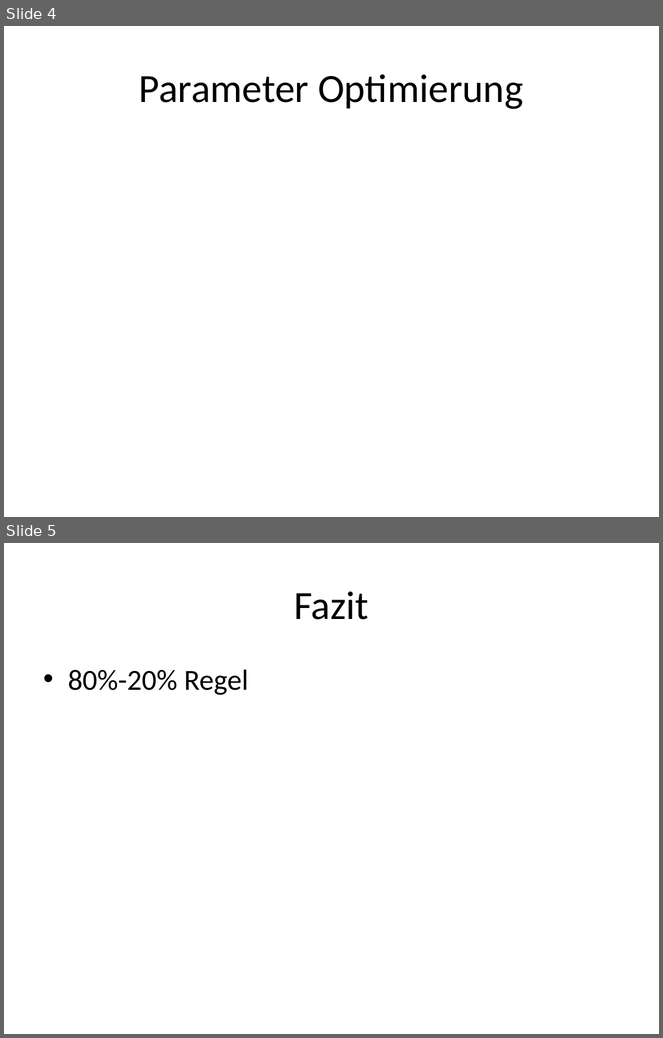
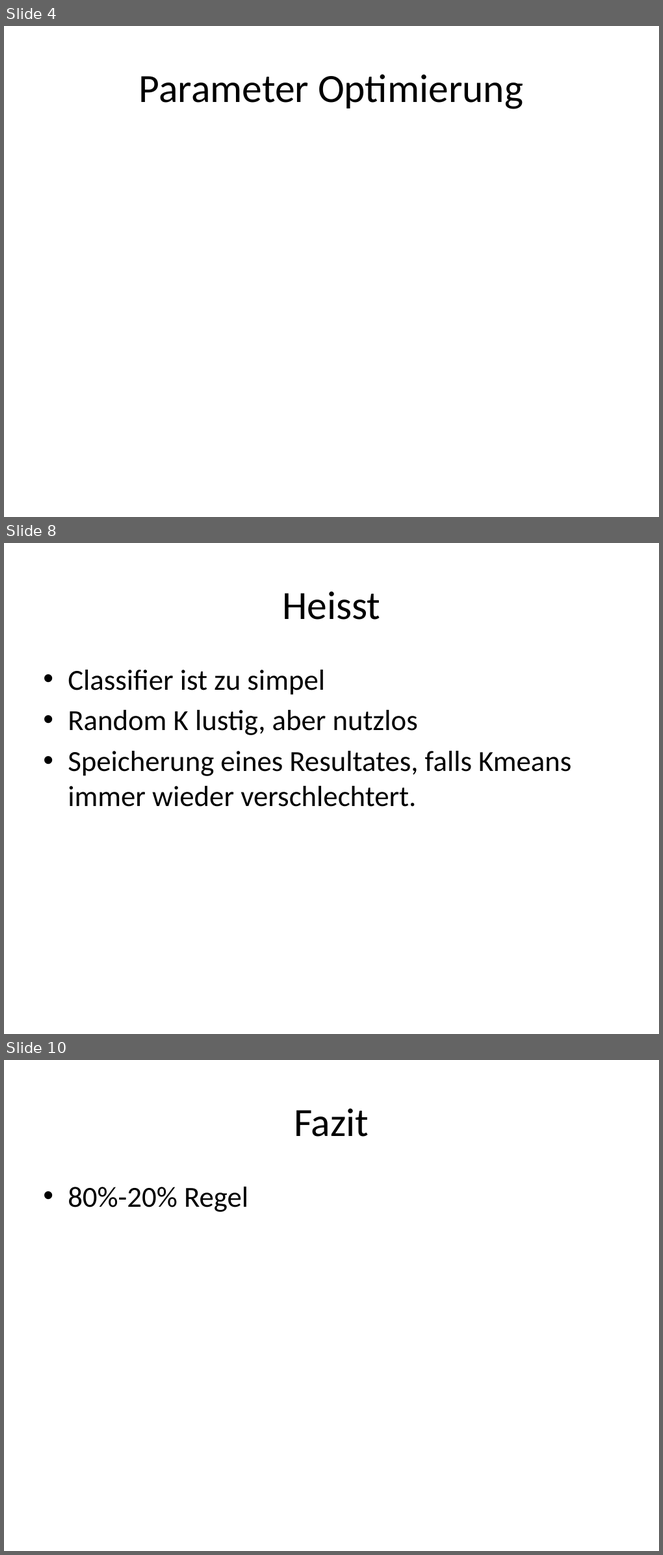
Before and after one commit to Helldevastator/IGS, a slide deck: cbir/doc/cbir.pptx. Shown one above the other, each under a label of ours: slides 4 and 5 before the commit, slides 4, 8 and 10 after it; the slides between them are not shown. The pictures are 663x1038 and 663x1555 pixels, drawn with LibreOffice and Linux fonts; fonts in the diff are those of the drawing. Boxes give left, top, right and bottom in pixels: in the first picture for what was removed or moved away, otherwise in the second. Text is boxed around its words. In the diff, an @@ line names an element or a change of style, - is before the commit and + after.

```diff
--- a/cbir/doc/cbir.pptx
+++ b/cbir/doc/cbir.pptx
@@ slide 8 added at bbox=[4, 543, 659, 1034], background #FFFFFF @@
@@ title added at bbox=[282, 591, 380, 620], 44 pt, text #000000 @@
+Heisst
@@ text added at bbox=[68, 670, 571, 807], 32 pt, text #000000 @@
+• Classifier ist zu simpel
+• Random K lustig, aber nutzlos
+• Speicherung eines Resultates, falls Kmeans immer wieder verschlechtert.
@@ what was slide 5 is now slide 10 @@
```
Also in this commit, not shown: 1 slide changed, 4 other slides added, 4 other files.
